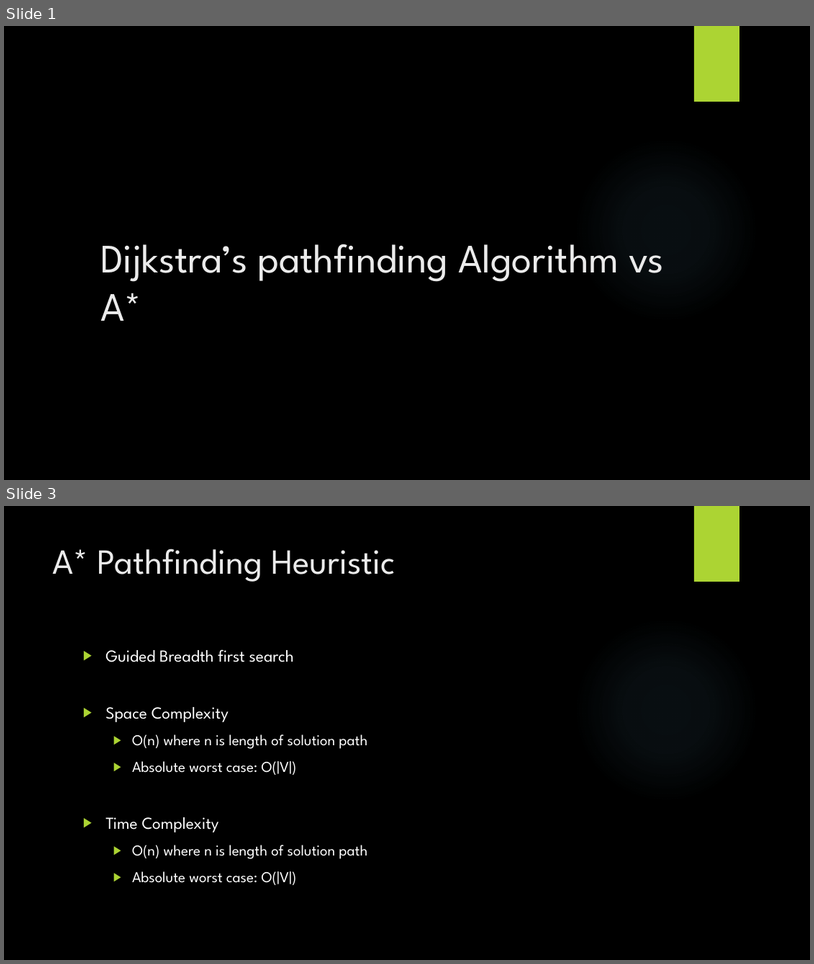
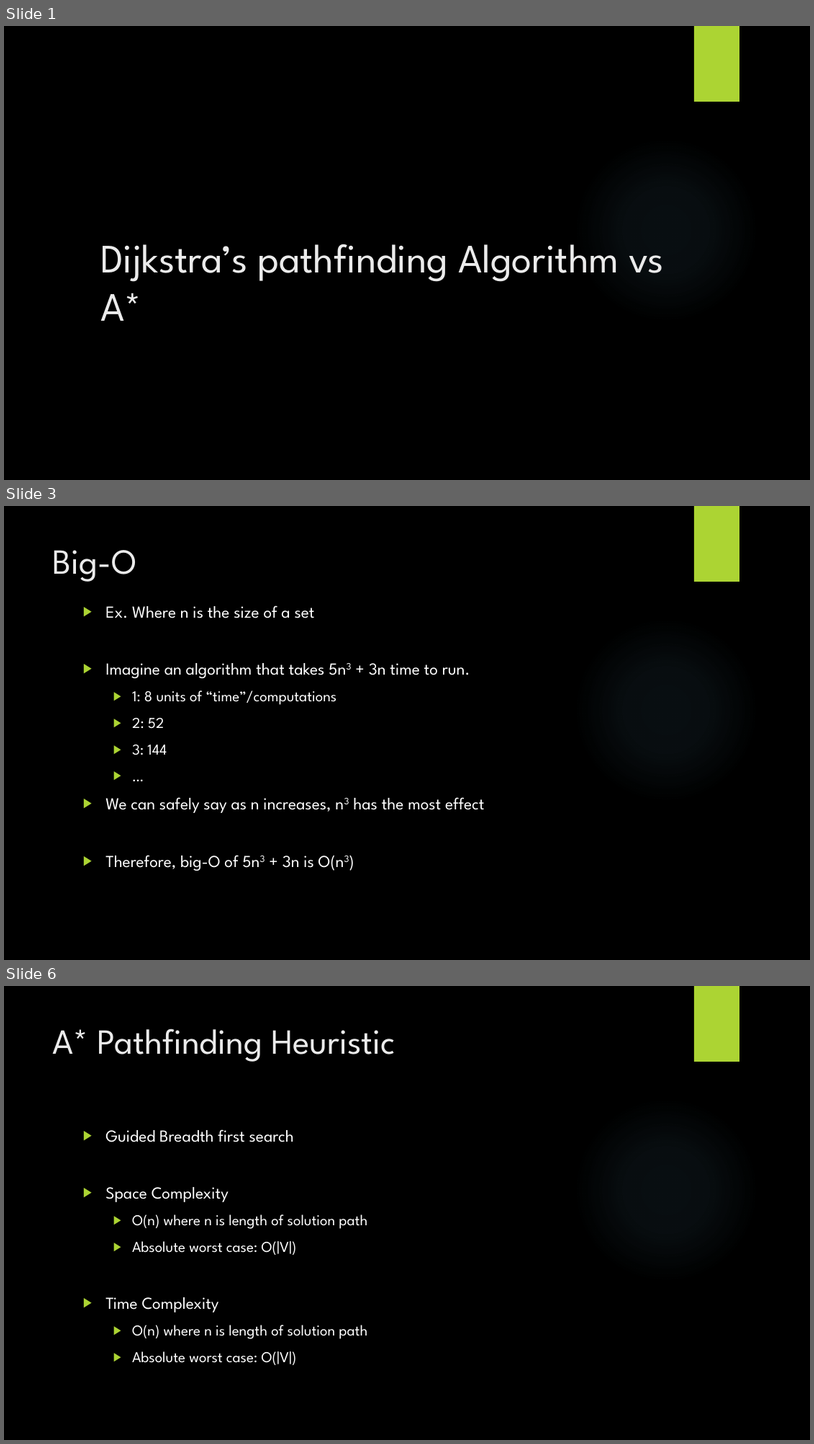
Before and after one commit to StevenPG/GraphTheoryProject2016, a slide deck: Documents/GraphTheoryPresentation.pptx. Shown one above the other, each under a label of ours: slides 1 and 3 before the commit, slides 1, 3 and 6 after it; the slides between them are not shown. The pictures are 814x964 and 814x1444 pixels, drawn with LibreOffice and Linux fonts; fonts in the diff are those of the drawing; background and template pictures are left out. Boxes give left, top, right and bottom in pixels: in the first picture for what was removed or moved away, otherwise in the second. Text is boxed around its words. In the diff, an @@ line names an element or a change of style, - is before the commit and + after.

```diff
--- a/Documents/GraphTheoryPresentation.pptx
+++ b/Documents/GraphTheoryPresentation.pptx
@@ slide 3 added at bbox=[4, 506, 810, 960], background picture (left out); not listed: 2 template elements that a slide beside it also shows @@
@@ title added at bbox=[53, 550, 137, 582], 42 pt, text #EBEBEB @@
+Big-O
@@ text added at bbox=[106, 605, 484, 870], 20 pt, text #FFFFFF @@
+▶ Ex. Where n is the size of a set
+▶ Imagine an algorithm that takes 5n3 + 3n time to run.
+  ▶ 1: 8 units of “time”/computations
+  ▶ 2: 52
+  ▶ 3: 144
+  ▶ …
+▶ We can safely say as n increases, n3 has the most effect
+▶ Therefore, big-O of 5n3 + 3n is O(n3)
@@ what was slide 3 is now slide 6 @@
```
Also in this commit, not shown: 2 slides changed, 6 other slides added, 4 slides removed.
